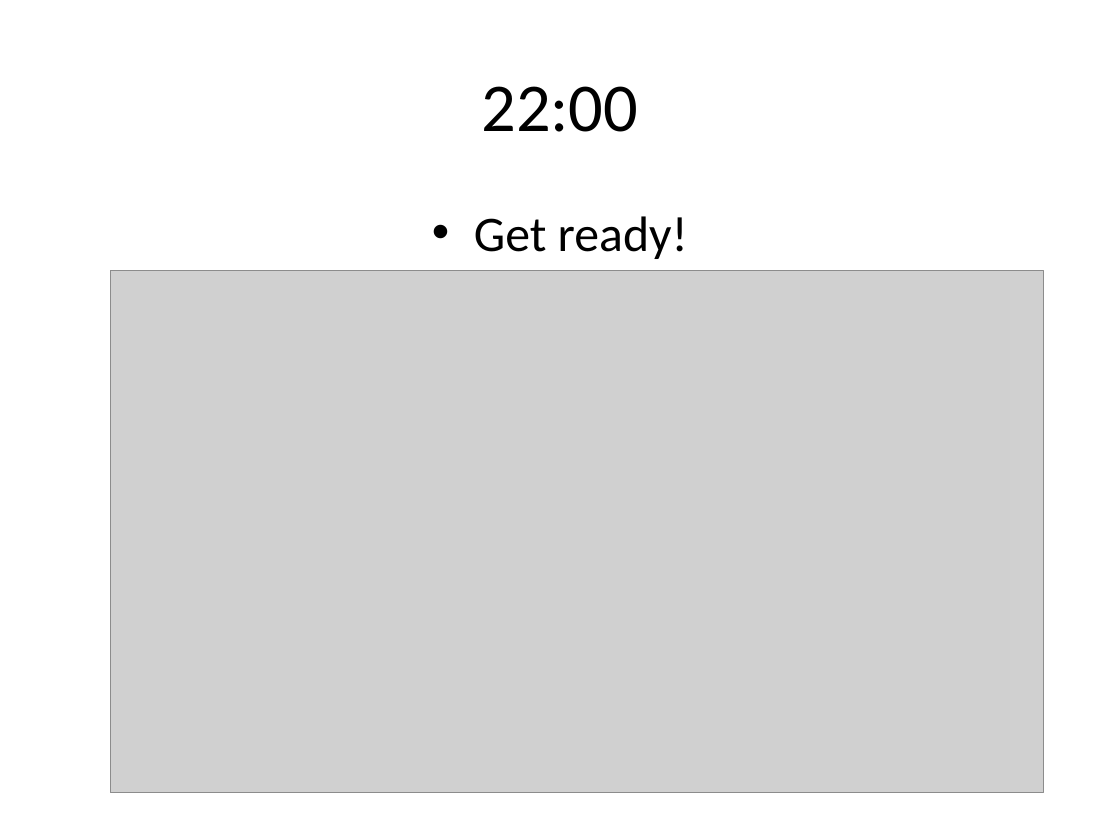
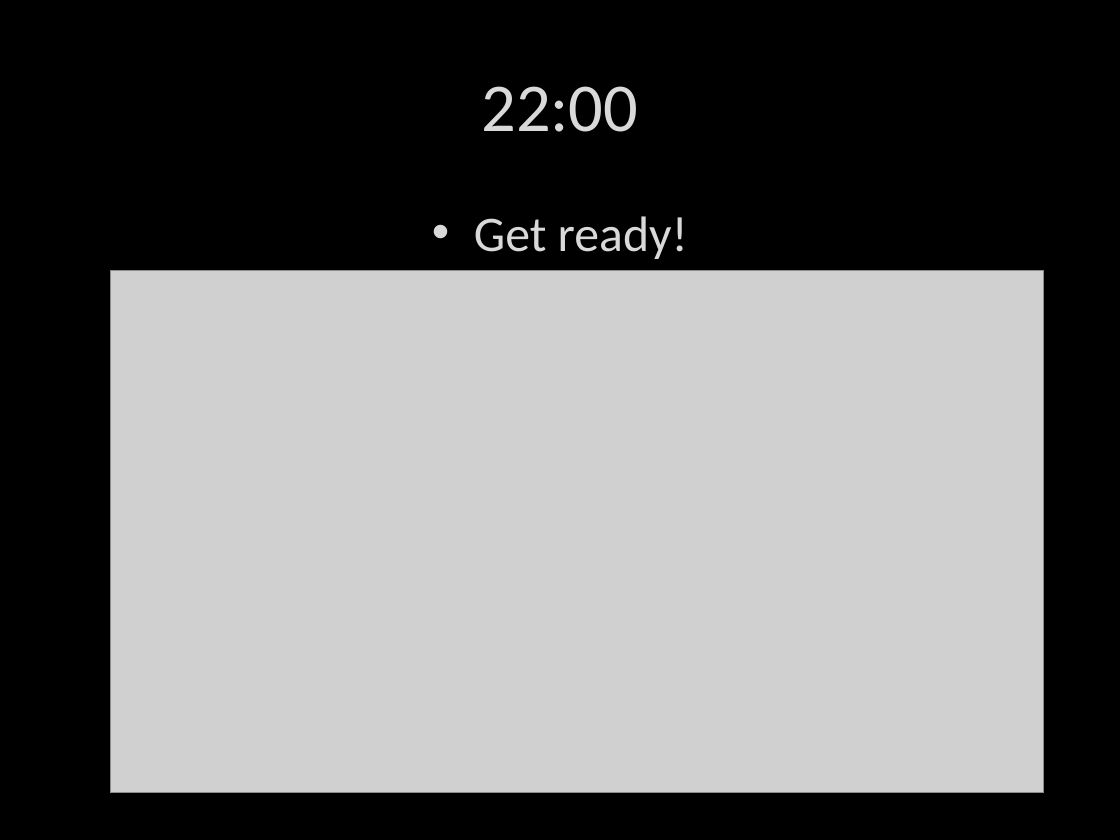
Before and after one commit to Isantipov/HotScroll, a slide deck: slide 3 of Presentation.pptx. Drawn at 1120x840 pixels with LibreOffice and Linux fonts; fonts in the diff are those of the drawing; grey boxes stand for pictures. Boxes give left, top, right and bottom in pixels: in the first picture for what was removed or moved away, otherwise in the second. Text is boxed around its words. In the diff, an @@ line names an element or a change of style, - is before the commit and + after.

```diff
--- a/Presentation.pptx
+++ b/Presentation.pptx
@@ background #FFFFFF to #000000 @@
@@ title "22:00" at [481,86,638,132]: text colour #000000 to #D9D9D9 @@
@@ text "Get ready!" at [474,216,688,259]: text colour #000000 to #D9D9D9 @@
```
Also in this commit, not shown: 6 other slides changed.
